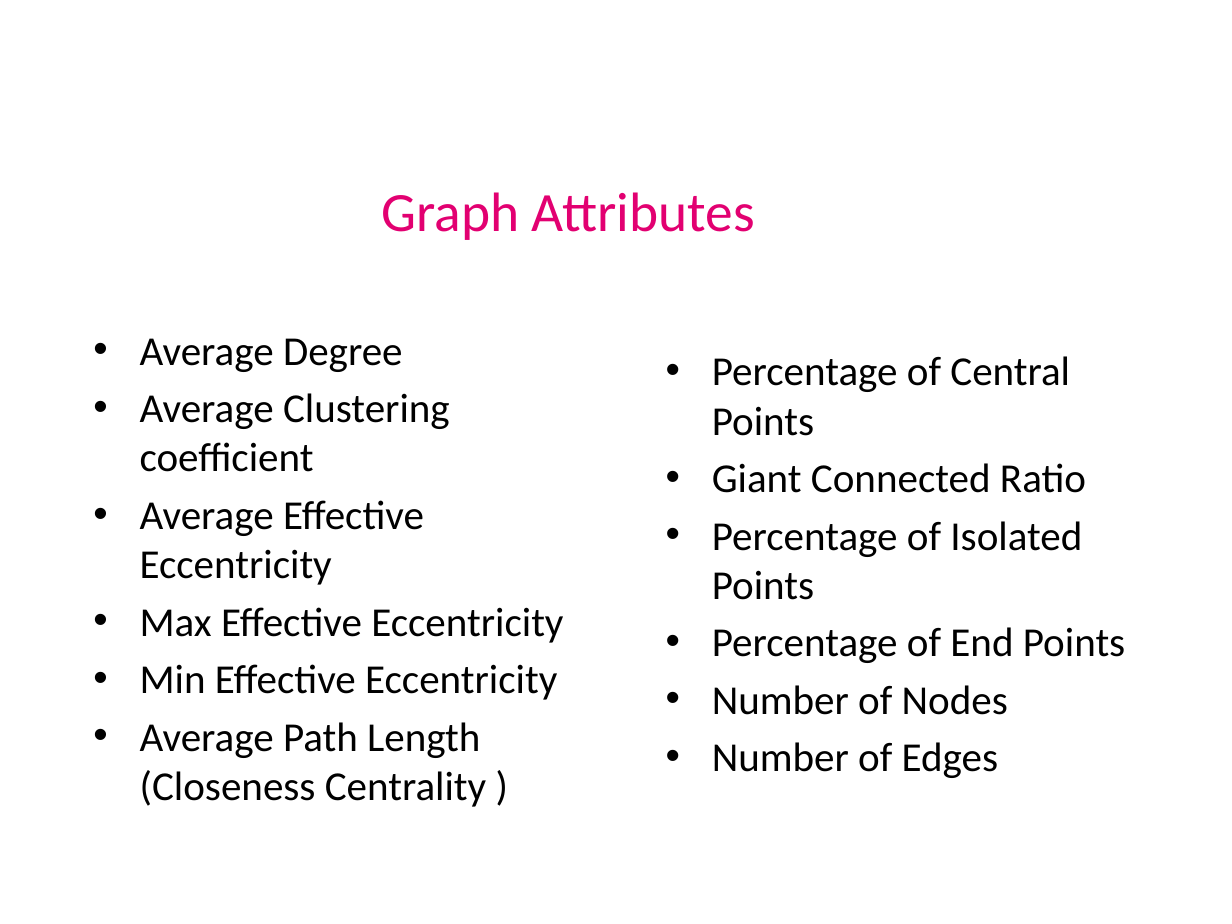
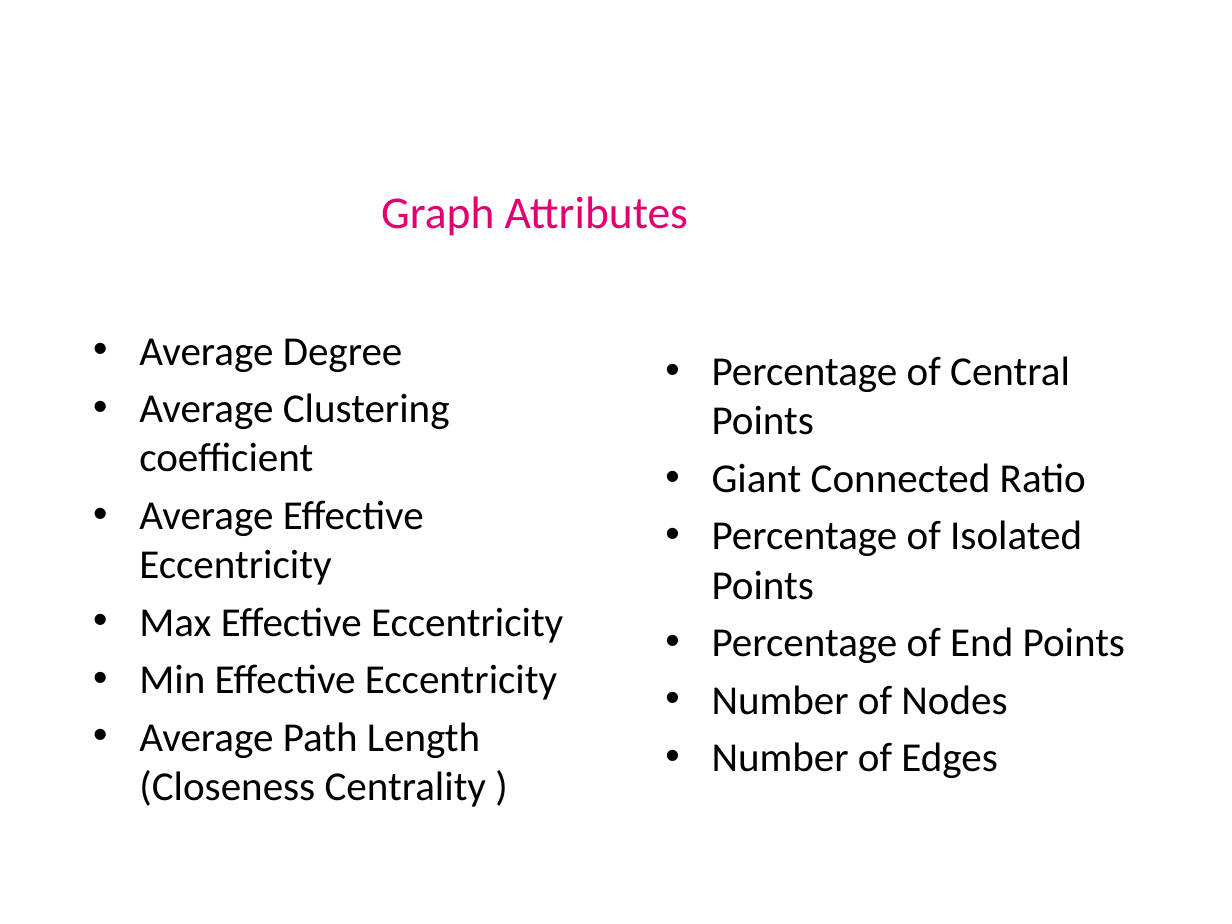
Before and after one commit to shayestehhamid/PatternRecognitionCourse, a slide deck: slide 7 of pattern_Presentation.pptx. Drawn at 1232x924 pixels with LibreOffice and Linux fonts; fonts in the diff are those of the drawing; background and template pictures are left out. Boxes give left, top, right and bottom in pixels: in the first picture for what was removed or moved away, otherwise in the second. Text is boxed around its words. In the diff, an @@ line names an element or a change of style, - is before the commit and + after.

```diff
--- a/pattern_Presentation.pptx
+++ b/pattern_Presentation.pptx
@@ text "Graph Attributes" at box(381, 196, 688, 236): size 32.4 to 26.6 pt @@
@@ text "Percentage of Central Points" at box(712, 356, 1125, 778): indent changed @@
```
Also in this commit, not shown: 18 other slides changed, 1 other file.
